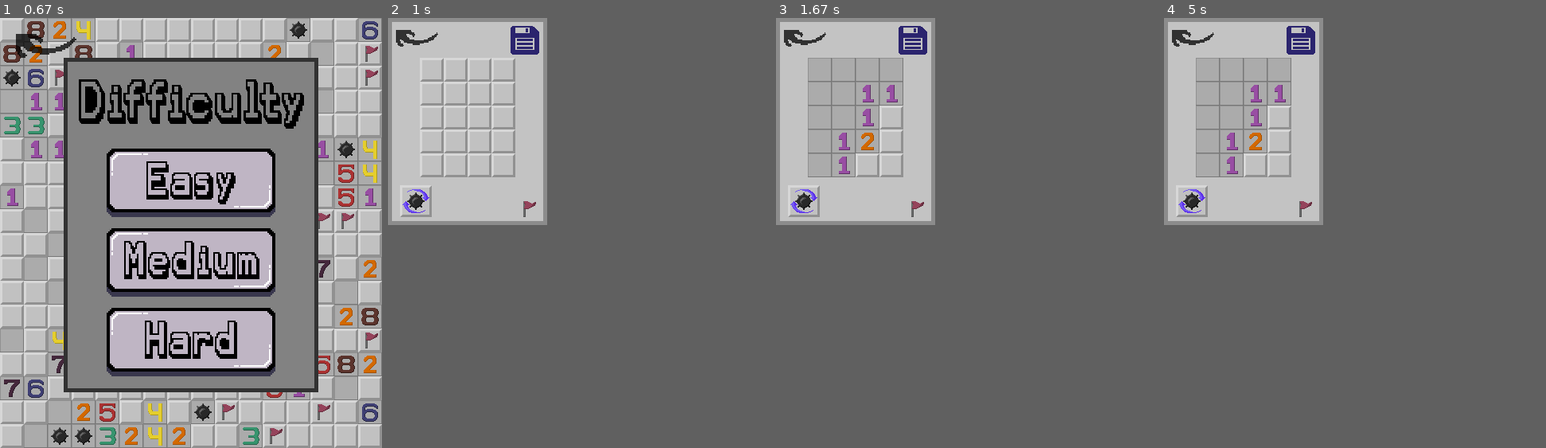
Above: before the commit, frames 1-4 (left to right).
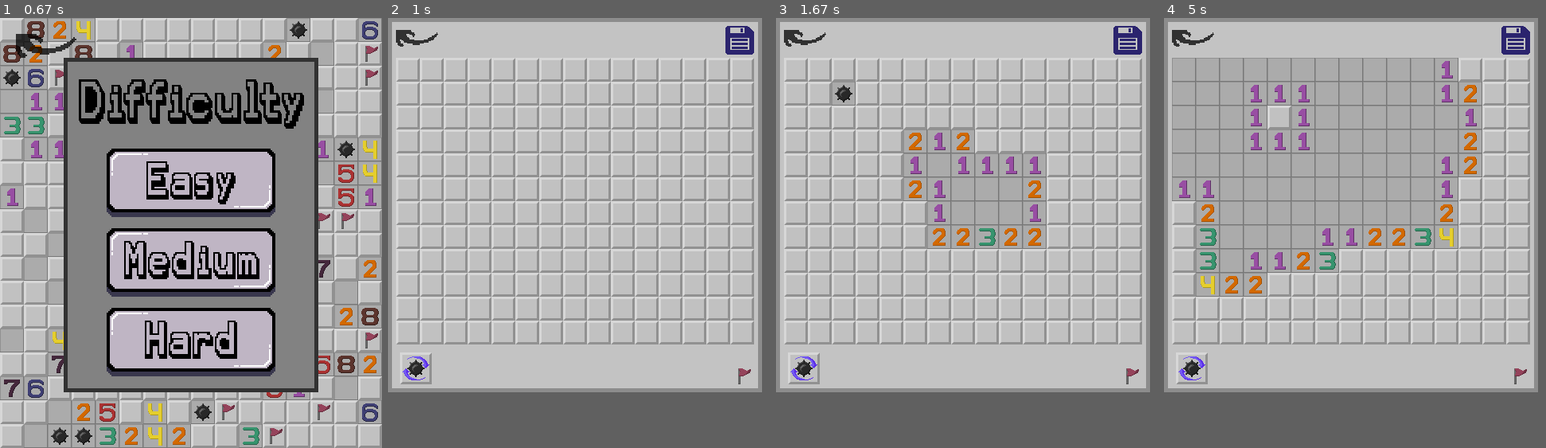
Above: after the commit, the same moments.

Repository: ctu-pjin/2024-i-hra-miny
Game: pygame game, started from pygame_part.py
Two runs of this game, one before a commit and one after it. Both use one fixed random seed, a clock stepped at 60 frames per second and the inputs below.
Inputs (mouse positions are in pixels of both pictures, inside the frame that each line leads up to):
- Up to frame 1 (0.67 s): click (191, 306) at 0.38 s
- Up to frame 2 (1 s): press the mouse at (579, 185) at 0.7 s; move the mouse to (552, 224) at 0.8 s; release the mouse at (529, 263) at 0.93 s
- Up to frame 3 (1.67 s): press the mouse at (967, 185) at 1.03 s; move the mouse to (1024, 134) at 1.13 s; release the mouse at (1085, 86) at 1.27 s; click (852, 91) at 1.38 s
- Up to frame 4 (5 s): press the mouse at (1194, 39) at 1.7 s; move the mouse to (1225, 129) at 1.8 s; release the mouse at (1259, 220) at 1.93 s; click (1416, 99) at 2.05 s; right-click (1312, 237) at 2.38 s; press the mouse at (1190, 366) at 2.7 s; move the mouse to (1290, 293) at 2.8 s; release the mouse at (1389, 220) at 2.93 s; click (1404, 172) at 3.05 s; click (1228, 125) at 3.38 s; press the mouse at (1190, 366) at 3.7 s; move the mouse to (1251, 258) at 3.8 s; release the mouse at (1309, 151) at 3.93 s; press the mouse at (1190, 366) at 4.03 s; move the mouse to (1301, 327) at 4.13 s; release the mouse at (1408, 288) at 4.27 s; right-click (1232, 245) at 4.38 s; press the mouse at (1190, 366) at 4.7 s; move the mouse to (1244, 228) at 4.8 s; release the mouse at (1297, 86) at 4.93 s
In our replay, in frame 2 the window is 200x260 before the commit and 470x470 after it. These sizes can differ from the game's own. Grey fills any space a smaller window leaves; there, only what the larger window draws over its background counts as a difference.

Frame 1 is identical in both runs. In frame 2, 14% of the frame differs, in the area x 0-98%, y 0-88%; in frame 3, 18%; in frame 4, 21%.

Commit message:
funkce na odhalování okolí pomocí kolečka na myši

Diff:
--- a/pole_funkce.py
+++ b/pole_funkce.py
@@ -7,6 +7,18 @@
 queue = []
 
 pg.init()
+
+def verify_amount_of_flags(field, bool_field, row, column):
+    sub_array = bool_field[max(0, row-1):row+2, max(0, column-1):column+2]
+    if np.count_nonzero(sub_array == 2) == field[row][column]:
+        return True
+    else:
+        return False
+
+def cluster_reveal(field, bool_field, row, column):
+    queue.append([row, column])
+    reveal_around_zeroes(field, bool_field)
+    return field, bool_field
 
 def uncaged_mines(field, bool_field):
     caged_mines = 0
@@ -45,7 +57,7 @@
 def reveal_around_zeroes(field, bool_field):
     while len(queue) > 0:
         neighbours(queue[0][0], queue[0][1], field, bool_field)
-        reveal(queue[0][0], queue[0][1], bool_field)
+        reveal(queue[0][0], queue[0][1], bool_field, field)
         queue.pop(0)
 
 def neighbours(row , column, field, bool_field): # variace na BFS
@@ -62,7 +74,7 @@
                 bool_field[rr, cc] = 1
                 queue.append([rr, cc])
 
-def reveal(row, column, bool_field):
+def reveal(row, column, bool_field, field):
     for i in range(8):
         rr = row + dr[i]
         cc = column + dc[i]
@@ -70,6 +82,10 @@
             continue
         elif cc < 0 or cc >= len(bool_field[0]): # šířka
             continue
+        elif bool_field[rr, cc] == 2:
+            continue
+        if field[rr, cc] == 9:
+            print("Hra by skončila, actual podmínka TBA")
         bool_field[rr, cc] = 1
 
 def random_mine(width, height):
@@ -79,10 +95,7 @@
     if field[row][column] == 0:
         queue.append([row, column])
         bool_field[row, column] = 1
-        while len(queue) > 0:
-            neighbours(queue[0][0], queue[0][1], field, bool_field)
-            reveal(queue[0][0], queue[0][1], bool_field)
-            queue.pop(0)
+        reveal_around_zeroes(field, bool_field)
     elif field[row][column] == 9:
         # to write
         bool_field[row, column] = 1
--- a/pygame_part.py
+++ b/pygame_part.py
@@ -214,9 +214,9 @@
                 if event.type == pygame.MOUSEBUTTONUP:
                     if event.button == 1:
                         if easy_rect_on.collidepoint(pygame.mouse.get_pos()):
-                            width, height, pocet_min = 15, 1, 2
+                            width, height, pocet_min = 8, 8, 10
                         elif medium_rect_on.collidepoint(pygame.mouse.get_pos()):
-                            width, height, pocet_min = 4, 5, 2
+                            width, height, pocet_min = 15, 12, 40
                         elif hard_rect_on.collidepoint(pygame.mouse.get_pos()):
                             width, height, pocet_min = 41, 20, 200
                         elif back_arrow_rect.collidepoint(pygame.mouse.get_pos()):
@@ -251,9 +251,9 @@
                     elif event.type == pygame.MOUSEBUTTONDOWN:
                         if event.button == 1 and mines_rect.collidepoint(pygame.mouse.get_pos()):
                             x_click, y_click = pygame.mouse.get_pos()[0], pygame.mouse.get_pos()[1]
-                            row, collumn = pole_funkce.click(x_click, y_click, dw, dh, additional_dw)
+                            row, column = pole_funkce.click(x_click, y_click, dw, dh, additional_dw)
                             first_click = False
-                            field, bool_field = pole_funkce.field_description(width, height, pocet_min, row, collumn)
+                            field, bool_field = pole_funkce.field_description(width, height, pocet_min, row, column)
                 else:
                     if event.type == pygame.MOUSEBUTTONUP:
                         if event.button == 1 and back_arrow_rect_small.collidepoint(pygame.mouse.get_pos()):
@@ -266,19 +266,24 @@
                             field, bool_field = pole_funkce.reshuffle(field, bool_field)
                         elif event.button == 1 and mines_rect.collidepoint(pygame.mouse.get_pos()):
                             x_click, y_click = pygame.mouse.get_pos()[0], pygame.mouse.get_pos()[1]
-                            row, collumn = pole_funkce.click(x_click, y_click, dw, dh, additional_dw)
+                            row, column = pole_funkce.click(x_click, y_click, dw, dh, additional_dw)
                             # pole_funkce.update_field(row, collumn)
-                            if field[row][collumn] == 9:
+                            if field[row][column] == 9:
                                 ...
                                 #exit()
-                            field, bool_field = pole_funkce.update_field(field, bool_field, row, collumn)
+                            field, bool_field = pole_funkce.update_field(field, bool_field, row, column)
+                        elif event.button == 2 and mines_rect.collidepoint(pygame.mouse.get_pos()):
+                            x_click, y_click = pygame.mouse.get_pos()[0], pygame.mouse.get_pos()[1]
+                            row, column = pole_funkce.click(x_click, y_click, dw, dh, additional_dw)
+                            if bool_field[row][column] == 1 and pole_funkce.verify_amount_of_flags(field, bool_field, row, column):
+                                field, bool_field = pole_funkce.cluster_reveal(field, bool_field, row, column)
                         elif event.button == 3 and mines_rect.collidepoint(pygame.mouse.get_pos()):
                             x_click, y_click = pygame.mouse.get_pos()[0], pygame.mouse.get_pos()[1]
-                            row, collumn = pole_funkce.click(x_click, y_click, dw, dh, additional_dw)
-                            if bool_field[row][collumn] == 0:
-                                bool_field[row][collumn] = 2
-                            elif bool_field[row][collumn] == 2:
-                                bool_field[row][collumn] = 0
+                            row, column = pole_funkce.click(x_click, y_click, dw, dh, additional_dw)
+                            if bool_field[row][column] == 0:
+                                bool_field[row][column] = 2
+                            elif bool_field[row][column] == 2:
+                                bool_field[row][column] = 0
             elif end_game_screen:
                 if event.type == pygame.KEYDOWN:
                     if event.key == pygame.K_SPACE:
